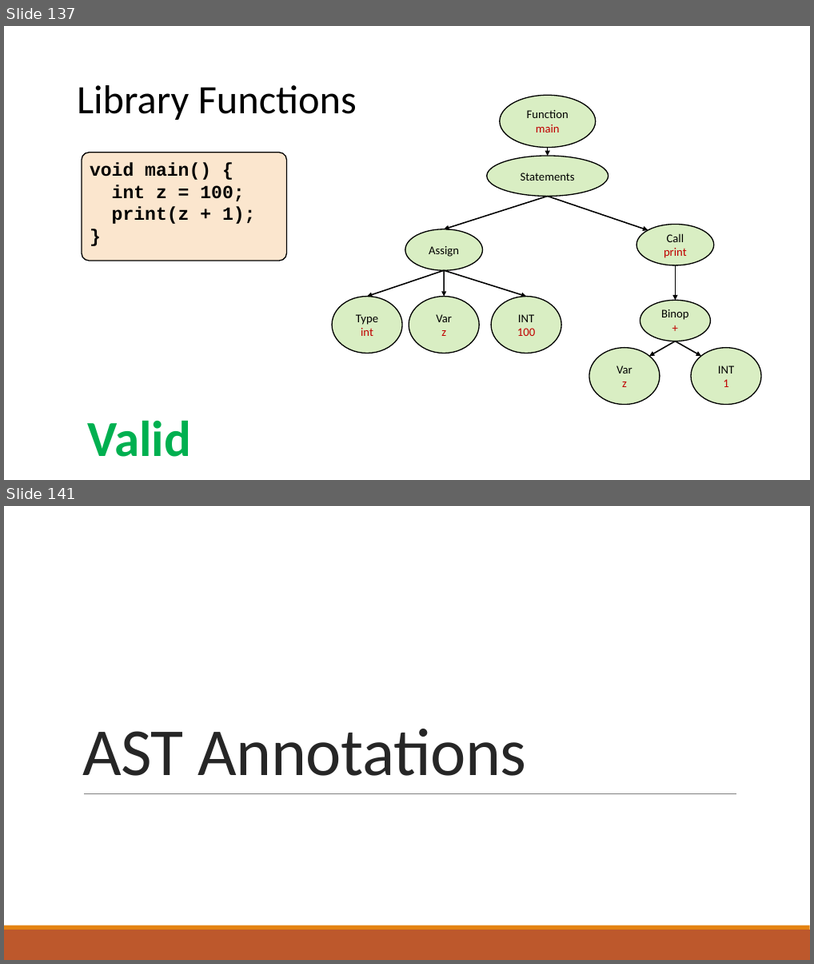
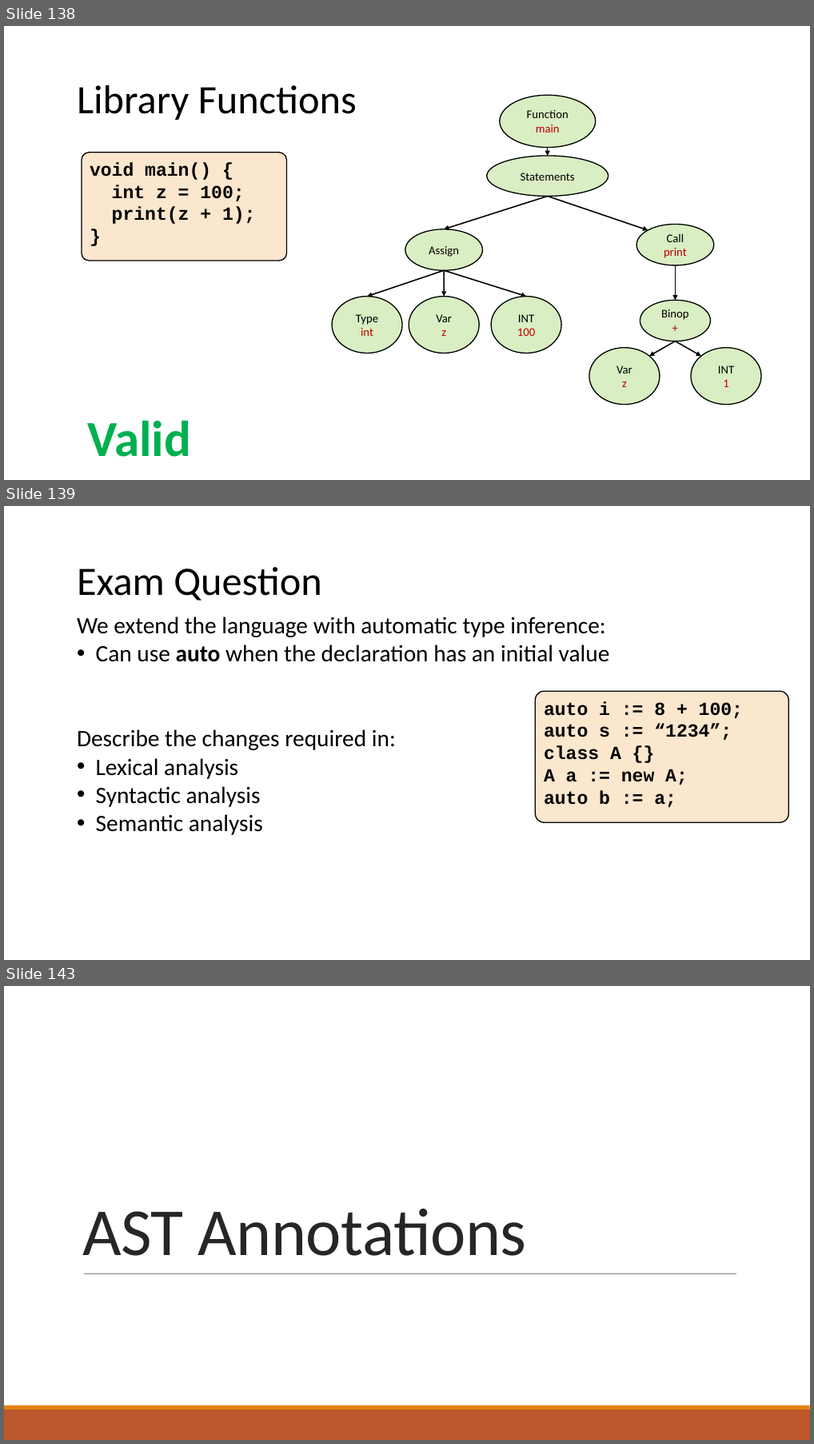
Before and after one commit to nivshani/compilation, a slide deck: slides/semantic.pptx. Shown one above the other, each under a label of ours: slides 137 and 141 before the commit, slides 138, 139 and 143 after it; the slides between them are not shown. The pictures are 814x964 and 814x1444 pixels, drawn with LibreOffice and Linux fonts; fonts in the diff are those of the drawing. Boxes give left, top, right and bottom in pixels: in the first picture for what was removed or moved away, otherwise in the second. Text is boxed around its words. In the diff, an @@ line names an element or a change of style, - is before the commit and + after.

```diff
--- a/slides/semantic.pptx
+++ b/slides/semantic.pptx
@@ slide 139 added at [4,506,810,960], background #FFFFFF @@
@@ text added at [77,567,322,600], 48 pt, text #000000 @@
+Exam Question
@@ text added at [77,616,610,835], 28 pt, text #000000 @@
+We extend the language with automatic type inference:
+• Can use auto when the declaration has an initial value
+Describe the changes required in:
+• Lexical analysis
+• Syntactic analysis
+• Semantic analysis
@@ rounded rectangle added at [536,691,790,822], fill #FBE6CE, outline #000000 1.25 pt, 22 pt, text #000000, bold @@
+auto i := 8 + 100;
+auto s := “1234”;
+class A {}
+A a := new A;
+auto b := a;
@@ what was slide 137 is now slide 138 @@
@@ what was slide 141 is now slide 143 @@
```
Also in this commit, not shown: 13 slides changed, 9 other slides added, 8 slides removed, 1 other file.
